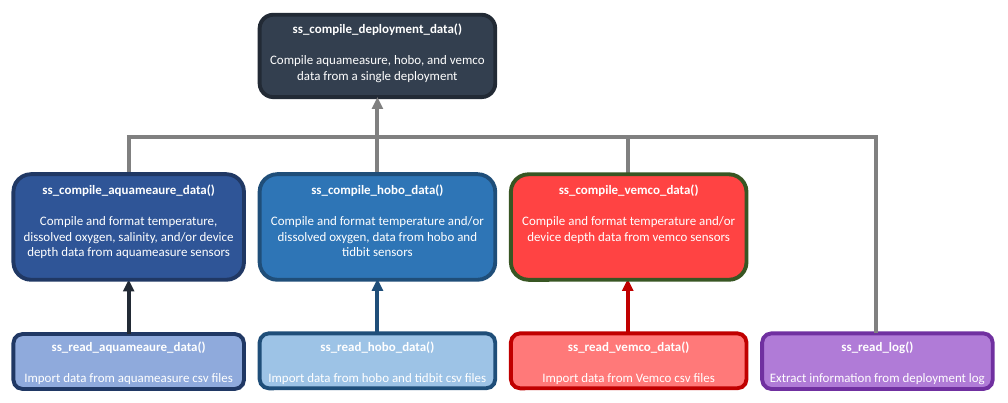
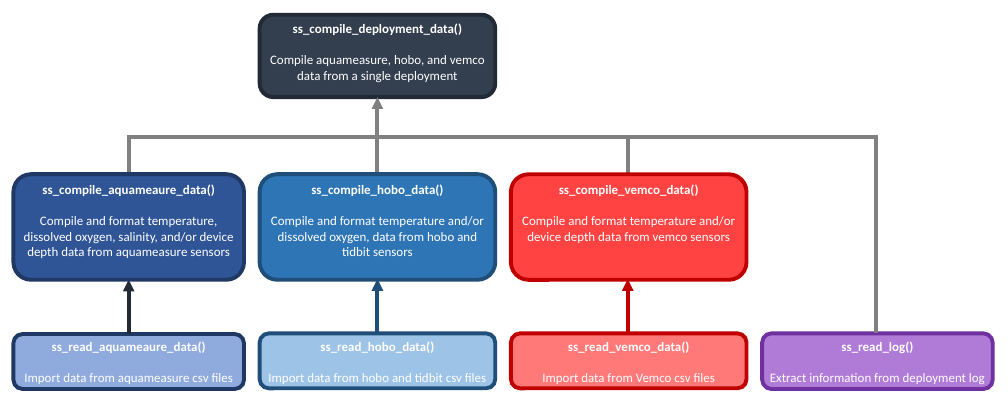
Before and after one commit to dempsey-CMAR/sensorstrings, a slide deck: slide 2 of man/figures/2022-10-18_ss_structure.pptx. Drawn at 1008x403 pixels with LibreOffice and Linux fonts; fonts in the diff are those of the drawing. Boxes give left, top, right and bottom in pixels: in the first picture for what was removed or moved away, otherwise in the second. Text is boxed around its words. In the diff, an @@ line names an element or a change of style, - is before the commit and + after.

```diff
--- a/man/figures/2022-10-18_ss_structure.pptx
+++ b/man/figures/2022-10-18_ss_structure.pptx
@@ rounded rectangle "ss_compile_vemco_data()" at (511, 175, 746, 280): outline #385723 6 pt to #C00000 6 pt @@
```
Also in this commit, not shown: 1 other slide changed, 7 other files.
